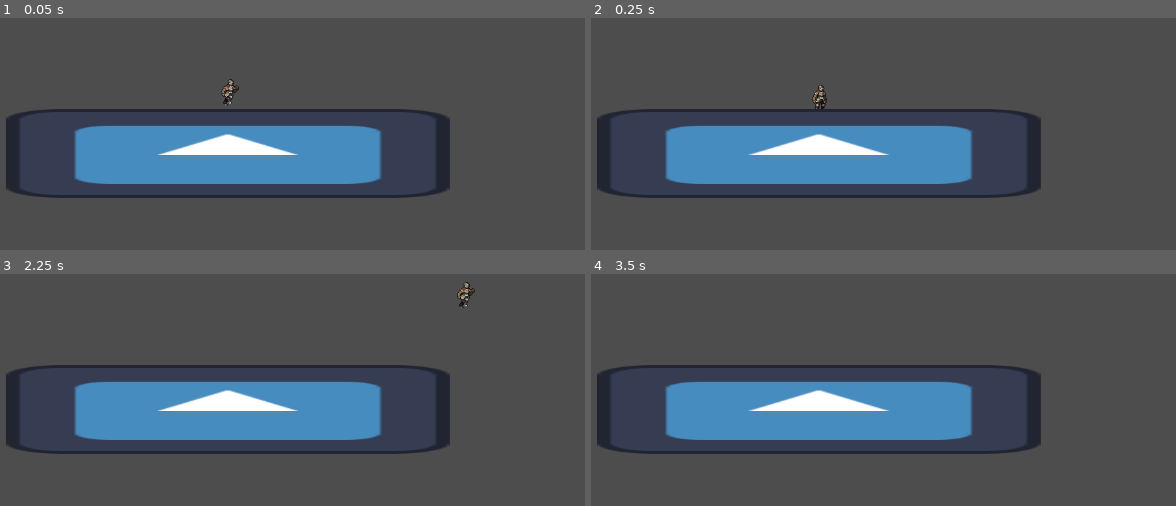
Above: before the commit, frames 1-4 (two rows, left to right).
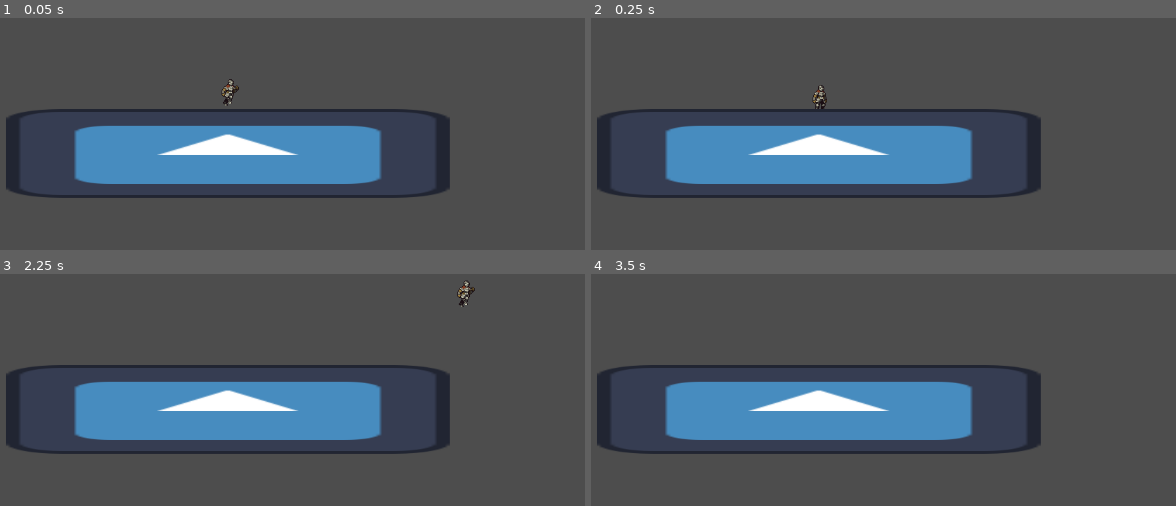
Above: after the commit, the same moments.

Repository: marie-bisbo/PlebJam
Game: Godot game, scene res://main.tscn
The game is run twice, just before and just after one commit, with the same random seed, the same clock (stepped at 60 frames per second) and the same inputs. The project has no main scene, so this scene is started directly. The engine's default icon, where the game draws it, is replaced by a stand-in: a white triangle on a blue panel in a dark square.
Inputs (mouse positions are in pixels of both pictures, inside the frame that each line leads up to):
- Up to frame 1 (0.05 s): no input
- Up to frame 2 (0.25 s): no input
- Up to frame 3 (2.25 s): tap Enter at 0.5 s; move the mouse to (outside the picture) at 0.52 s; hold D (move_right) 0.53-2.03 s; click (outside the picture) at 0.6 s; tap Space (jump) at 0.77, 0.8, 1.07, 1.35, 1.52, 1.82, 2 s; move the mouse to (122, 308) at 1.27 s; click (122, 308) at 1.55 s; move the mouse to (outside the picture) at 2.02 s; hold A (move_left) from 2.03 s (still down); click (outside the picture) at 2.1 s
- Up to frame 4 (3.5 s): tap Space (jump) at 2.3, 3.02, 3.32 s; move the mouse to (830, 378) at 2.77 s; release A (move_left) at 2.78 s; hold D (move_right) from 2.78 s (still down); click (830, 378) at 2.85 s

The runs differ from the first frame. In frame 1, less than 0.1% of the frame differs, in the area x 38-40%, y 29-37%; in frame 2, nothing differs; in frame 3, 0.1%, in the area x 78-82%, y 2-15%; in frame 4, nothing differs.

Commit message:
Add basic state machine

Diff:
--- a/character.gd
+++ b/character.gd
@@ -4,21 +4,56 @@
 const JUMP_VELOCITY = -400.0
 @onready var animated_sprite = $AnimatedSprite2D
 
+enum state {IDLE, RUNNING, JUMPING, ATTACKING, ROLLING}
+
+var current_state = state.IDLE
+
 func _physics_process(delta):
-	if not is_on_floor():
-		velocity += get_gravity() * delta
-		animated_sprite.play("jump")
-	else:
-		var direction = Input.get_axis("move_left", "move_right")
-		if direction:
-			velocity.x = direction * SPEED
-			animated_sprite.play("run")
-			animated_sprite.flip_h = direction < 0
-		else:
+	set_current_state()
+
+	match current_state:
+		state.IDLE:
 			velocity.x = move_toward(velocity.x, 0, SPEED)
 			animated_sprite.play("idle")
-
-	if Input.is_action_just_pressed("jump") and is_on_floor():
-		velocity.y = JUMP_VELOCITY
+		state.RUNNING:
+			var direction = Input.get_axis("move_left", "move_right")
+			if direction:
+				velocity.x = direction * SPEED
+				animated_sprite.play("run")
+				animated_sprite.flip_h = direction < 0
+		state.JUMPING:
+			velocity += get_gravity() * delta
+			animated_sprite.play("jump")
+		state.ATTACKING:
+			animated_sprite.play("attack")
+		state.ROLLING:
+			pass
 
 	move_and_slide()
+
+func set_current_state():
+	if Input.is_action_just_pressed("attack"):
+		current_state = state.ATTACKING
+	else:
+		if Input.is_action_just_pressed("jump") and is_on_floor():
+			velocity.y = JUMP_VELOCITY
+		if not is_on_floor():
+			current_state = state.JUMPING
+		else:
+			var direction = Input.get_axis("move_left", "move_right")
+			current_state = state.RUNNING if direction else state.IDLE
+
+func idle():
+	pass
+
+func run():
+	pass
+
+func jump():
+	pass
+
+func attack():
+	pass
+
+func roll():
+	pass
--- a/player_character.tscn
+++ b/player_character.tscn
@@ -203,7 +203,7 @@
 "duration": 1.0,
 "texture": SubResource("AtlasTexture_6horc")
 }],
-"loop": true,
+"loop": false,
 "name": &"attack",
 "speed": 10.0
 }, {
@@ -367,9 +367,7 @@
 texture_filter = 1
 position = Vector2(5, -40)
 sprite_frames = SubResource("SpriteFrames_kh311")
-animation = &"jump"
-frame = 2
-frame_progress = 0.0991163
+animation = &"attack"
 
 [node name="CollisionShape2D" type="CollisionShape2D" parent="."]
 position = Vector2(0, -19)
--- a/project.godot
+++ b/project.godot
@@ -31,3 +31,8 @@
 "events": [Object(InputEventKey,"resource_local_to_scene":false,"resource_name":"","device":-1,"window_id":0,"alt_press …(191 unchanged characters)…
 ]
 }
+attack={
+"deadzone": 0.5,
+"events": [Object(InputEventMouseButton,"resource_local_to_scene":false,"resource_name":"","device":-1,"window_id":0,"alt_pressed":false,"shift_pressed":false,"ctrl_pressed":false,"meta_pressed":false,"button_mask":1,"position":Vector2(228, 18),"global_position":Vector2(237, 64),"factor":1.0,"button_index":1,"canceled":false,"pressed":true,"double_click":false,"script":null)
+]
+}
